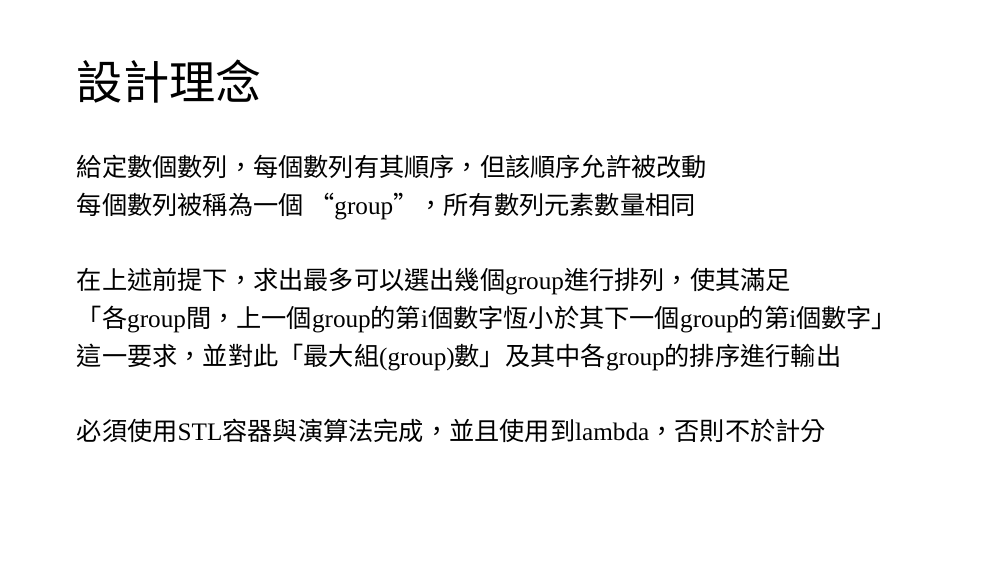
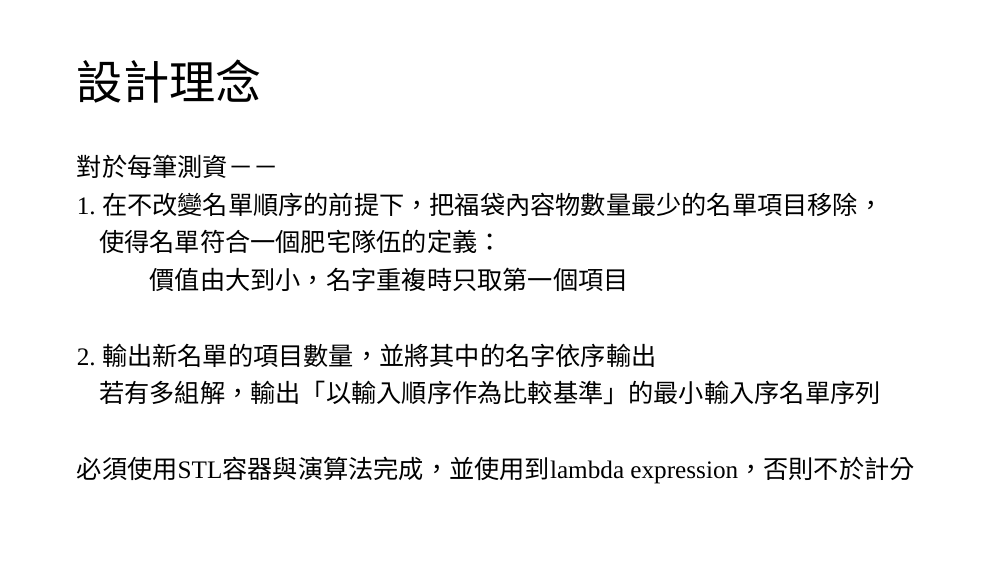
Before and after one commit to louisfghbvc/GenericProgrammingSTL, a slide deck: slide 3 of HW4 應用程式設計/說明.pptx (slide 2 before the commit). Drawn at 1008x567 pixels with LibreOffice and Linux fonts; fonts in the diff are those of the drawing. Boxes give left, top, right and bottom in pixels: in the first picture for what was removed or moved away, otherwise in the second. Text is boxed around its words. In the diff, an @@ line names an element or a change of style, - is before the commit and + after.

Commit message:
設計理念更新&題目微調

```diff
--- a/HW4 應用程式設計/說明.pptx
+++ b/HW4 應用程式設計/說明.pptx
@@ text at (x1=77, y1=154, x2=914, y2=484): text changed @@
-給定數個數列，每個數列有其順序，但該順序允許被改動
-每個數列被稱為一個 “group”，所有數列元素數量相同
-在上述前提下，求出最多可以選出幾個group進行排列，使其滿足
-「各group間，上一個group的第i個數字恆小於其下一個group的第i個數字」
-這一要求，並對此「最大組(group)數」及其中各group的排序進行輸出
-必須使用STL容器與演算法完成，並且使用到lambda，否則不於計分
+對於每筆測資－－
+1. 在不改變名單順序的前提下，把福袋內容物數量最少的名單項目移除，
+使得名單符合一個肥宅隊伍的定義：
+價值由大到小，名字重複時只取第一個項目
+2. 輸出新名單的項目數量，並將其中的名字依序輸出
+若有多組解，輸出「以輸入順序作為比較基準」的最小輸入序名單序列
+必須使用STL容器與演算法完成，並使用到lambda expression，否則不於計分
```
Also in this commit, not shown: 1 slide added, 1 other file.
